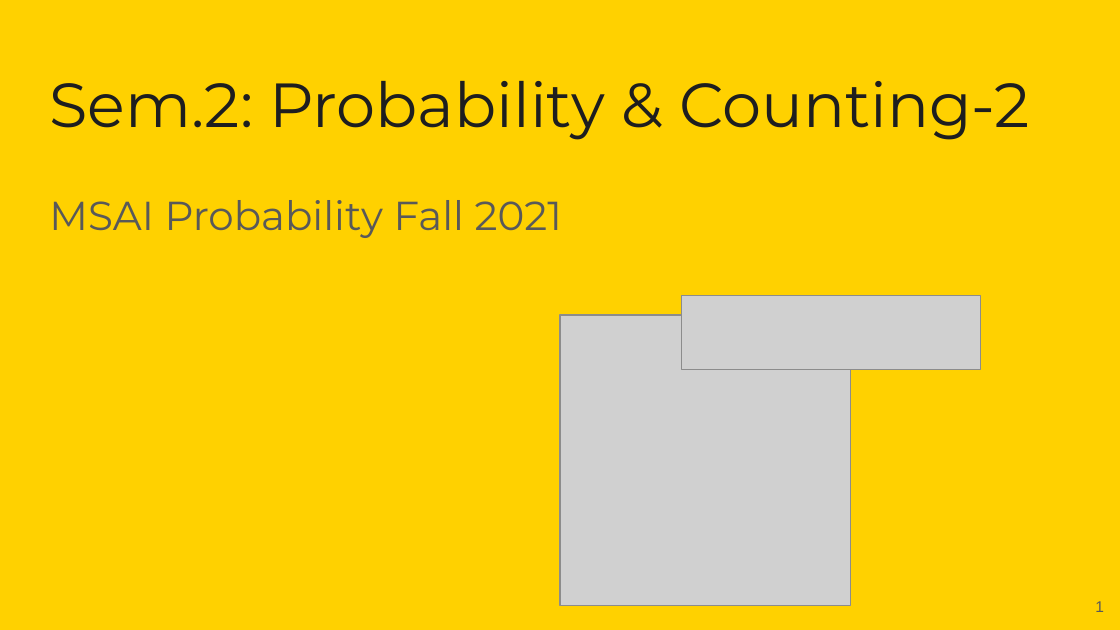
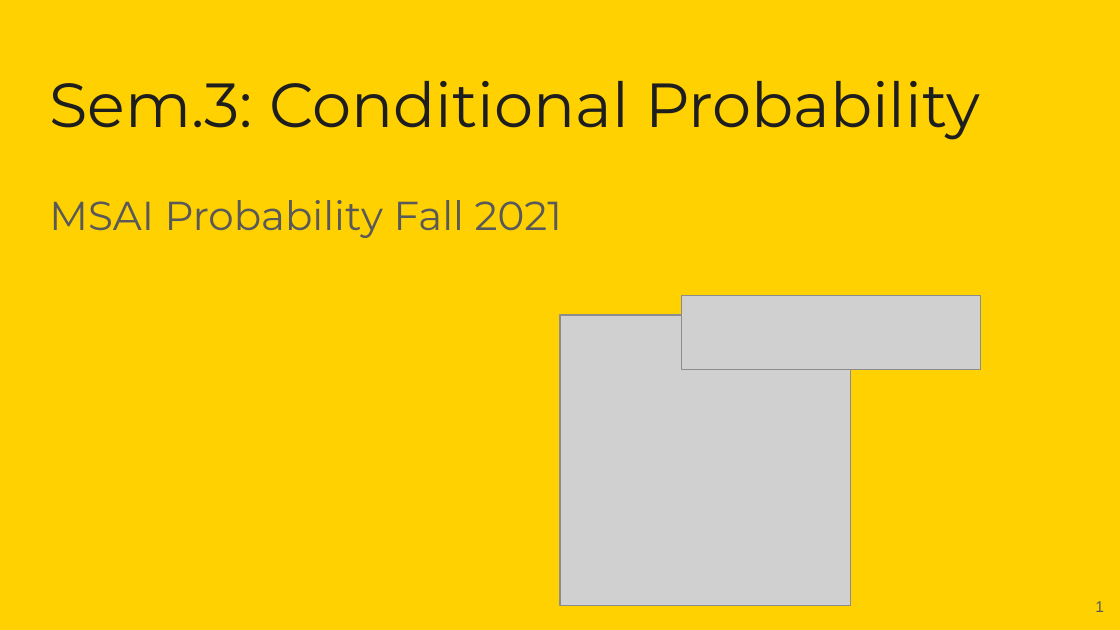
Before and after one commit to girafe-ai/msai-probability, a slide deck: slide 1 of Lecture_Slides/recordings_thumbnail.pptx. Drawn at 1120x630 pixels with LibreOffice and Linux fonts; fonts in the diff are those of the drawing; grey boxes stand for pictures; background and template pictures are left out. Boxes give left, top, right and bottom in pixels: in the first picture for what was removed or moved away, otherwise in the second. Text is boxed around its words. In the diff, an @@ line names an element or a change of style, - is before the commit and + after.

```diff
--- a/Lecture_Slides/recordings_thumbnail.pptx
+++ b/Lecture_Slides/recordings_thumbnail.pptx
@@ title at (49,81,981,140): text changed @@
-Sem.2: Probability & Counting-2
+Sem.3: Conditional Probability
```
